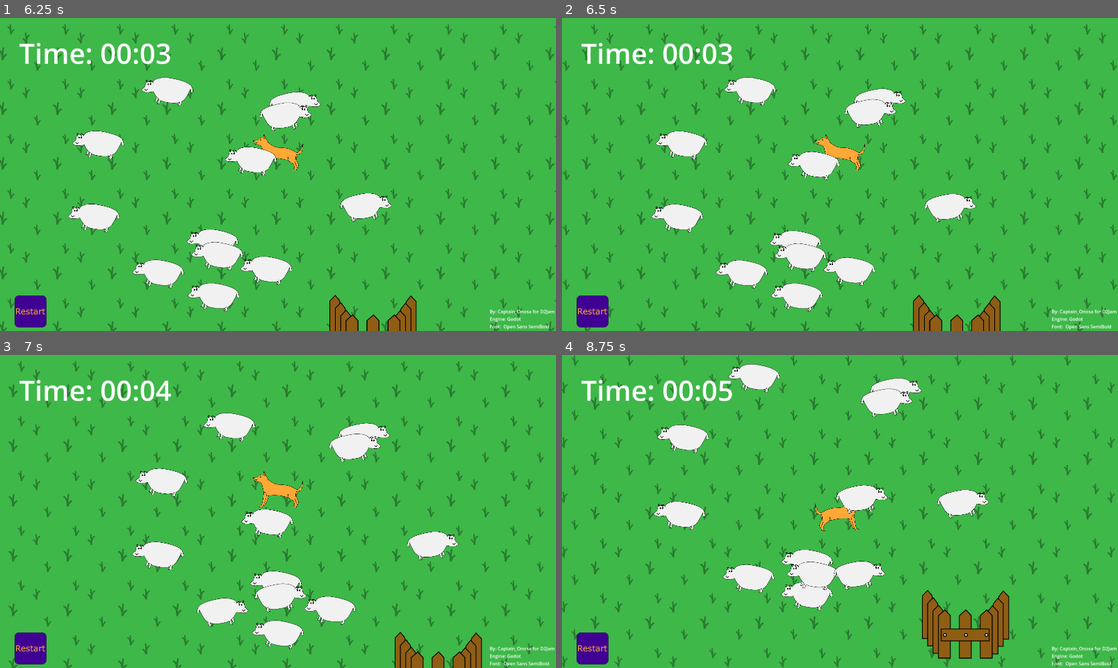
Above: before the commit, frames 1-4 (two rows, left to right).
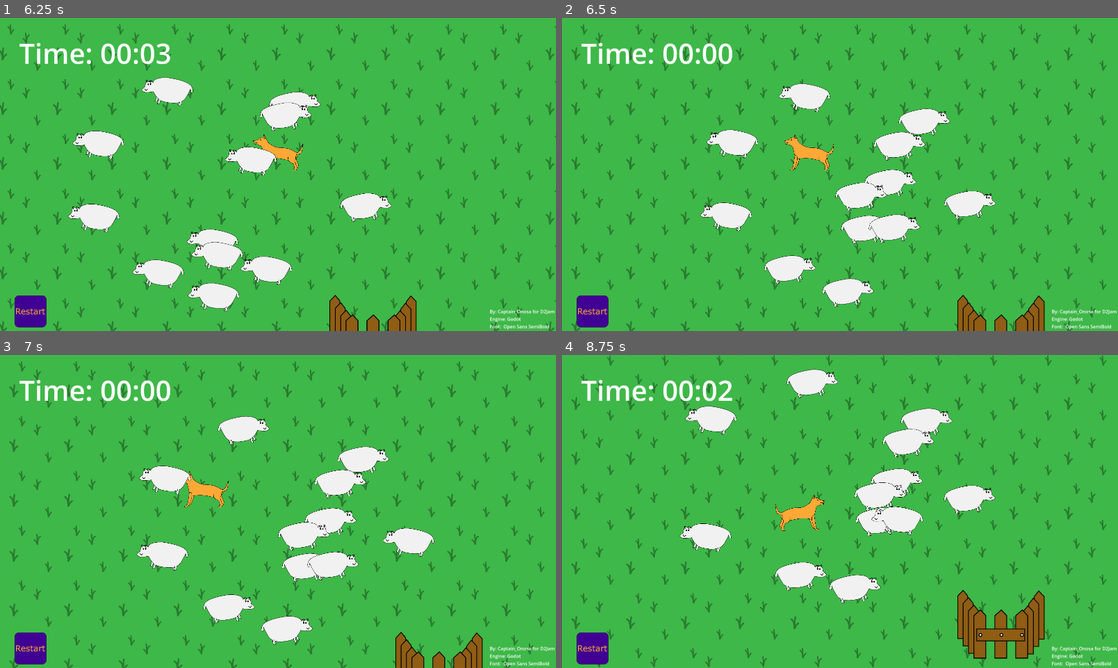
Above: after the commit, the same moments.

Repository: MrOnosa/d2jam-2025-sheep-herder
Game: Godot game, scene res://game.tscn
Same seed, same stepped clock (60 frames per second), same inputs: the game is played once before the commit and once after it.
Inputs (mouse positions are in pixels of both pictures, inside the frame that each line leads up to):
- Up to frame 1 (6.25 s): click (27, 312) at 0.5 s; click (27, 312) at 1.25 s; click (27, 312) at 2 s; tap Enter at 2.75 s; hold D (right) 2.78-3.53 s; hold S (down) 3.53-4.28 s; hold D (right) 4.28-5.03 s; hold W (up) 5.03-5.78 s; hold A (left) from 5.78 s (still down)
- Up to frame 2 (6.5 s): keep holding A (left); tap R (restart, bound only after the commit) at 6.4 s
- Up to frame 3 (7 s): keep holding A (left)
- Up to frame 4 (8.75 s): release A (left) at 7.28 s; hold S (down) 7.28-8.03 s; hold D (right) from 8.03 s (still down)

Frame 1 is identical in both runs. In frame 2, 20% of the frame differs, in the area x 0-100%, y 2-100%; in frame 3, 11%; in frame 4, 20%.

Commit message:
Adding controller support for the restart button (Sony Circle, Xbox B, Nintendo A) or press "R" on the keyboard

Diff:
--- a/game.gd
+++ b/game.gd
@@ -12,6 +12,9 @@
 
 # Called every frame. 'delta' is the elapsed time since the previous frame.
 func _process(delta: float) -> void:
+
+	if Input.is_action_just_pressed("restart"):
+		_on_texture_button_pressed()
 
 	if %dog.has_ever_moved:
 		if !unfroze_sheep:
--- a/project.godot
+++ b/project.godot
@@ -63,6 +63,12 @@
 , Object(InputEventJoypadMotion,"resource_local_to_scene":false,"resource_name":"","device":-1,"axis":2,"axis_value":1.0,"script":null)
 ]
 }
+restart={
+"deadzone": 0.2,
+"events": [Object(InputEventKey,"resource_local_to_scene":false,"resource_name":"","device":-1,"window_id":0,"alt_pressed":false,"shift_pressed":false,"ctrl_pressed":false,"meta_pressed":false,"pressed":false,"keycode":0,"physical_keycode":82,"key_label":0,"unicode":114,"location":0,"echo":false,"script":null)
+, Object(InputEventJoypadButton,"resource_local_to_scene":false,"resource_name":"","device":-1,"button_index":1,"pressure":0.0,"pressed":true,"script":null)
+]
+}
 
 [physics]
 
